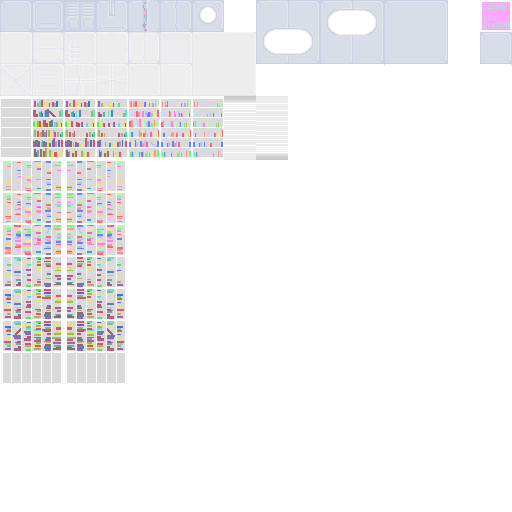
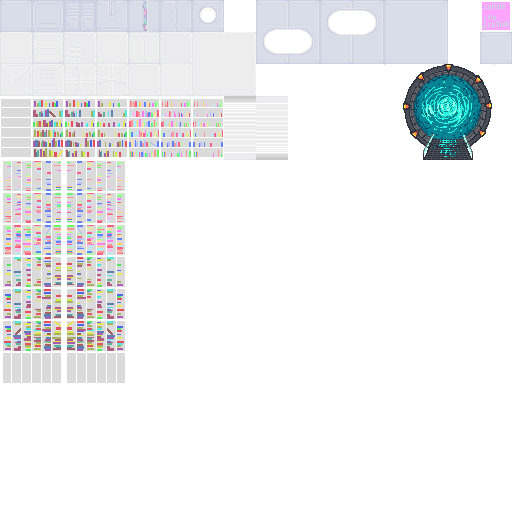
Comparing the layer stacks of the two 512 x 512 images. Changes:
painted on "root Merged" over (403, 64, 512, 160)
